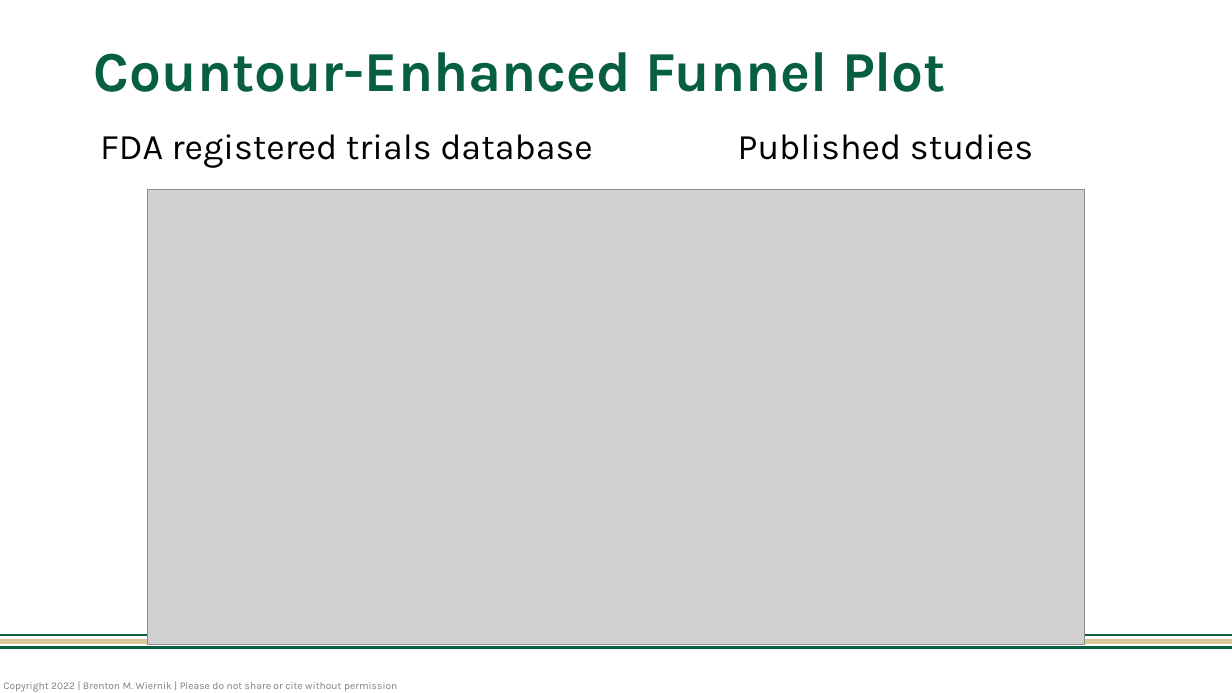
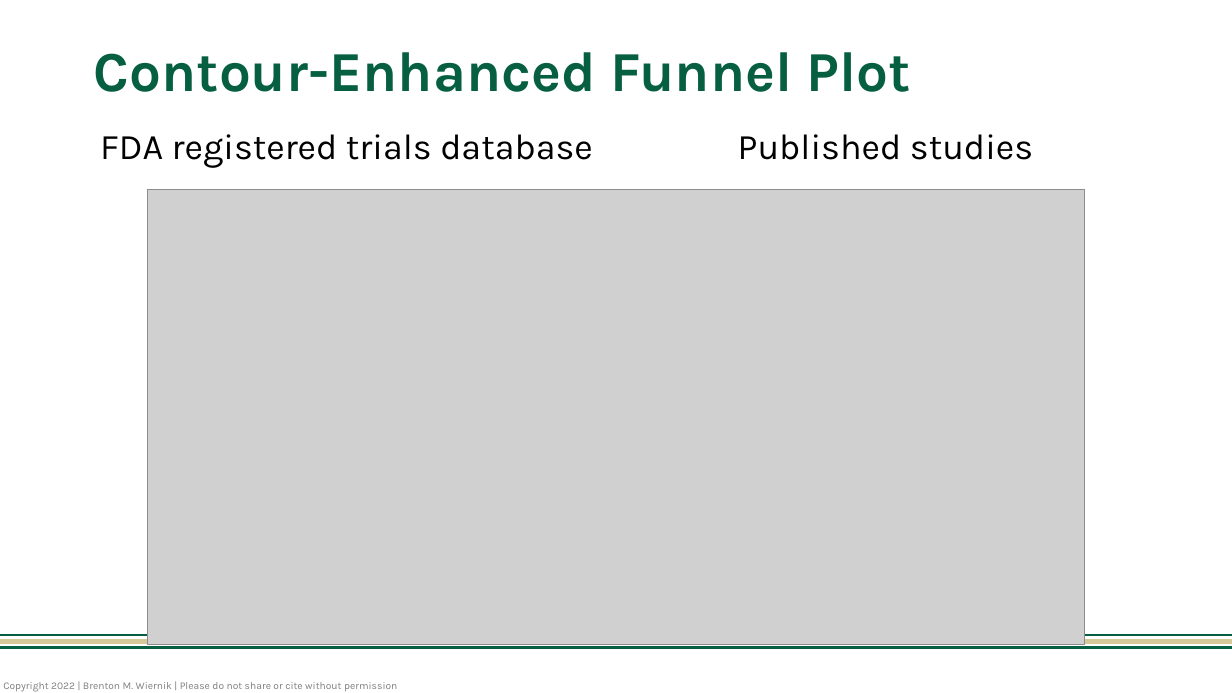
Before and after one commit to bwiernik/meta-workshop, a slide deck: slide 36 of slides/05_publication-bias.pptx. Drawn at 1232x693 pixels with LibreOffice and Linux fonts; fonts in the diff are those of the drawing; grey boxes stand for pictures. Boxes give left, top, right and bottom in pixels: in the first picture for what was removed or moved away, otherwise in the second. Text is boxed around its words. In the diff, an @@ line names an element or a change of style, - is before the commit and + after.

```diff
--- a/slides/05_publication-bias.pptx
+++ b/slides/05_publication-bias.pptx
@@ title at [94, 52, 911, 92]: text changed @@
-Countour-Enhanced Funnel Plot
+Contour-Enhanced Funnel Plot
```
Also in this commit, not shown: 1 other slide changed, 16 other files.
